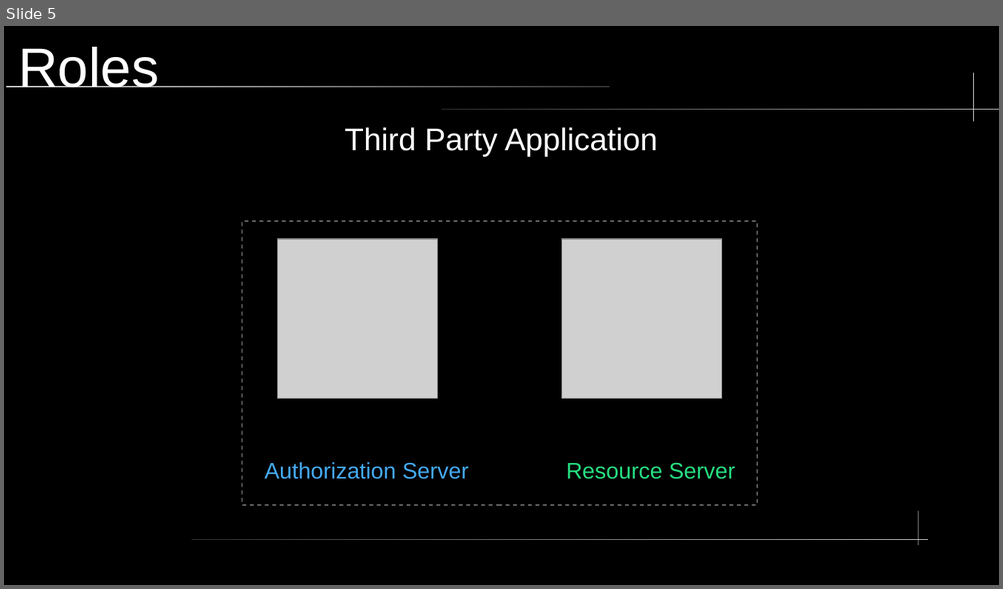
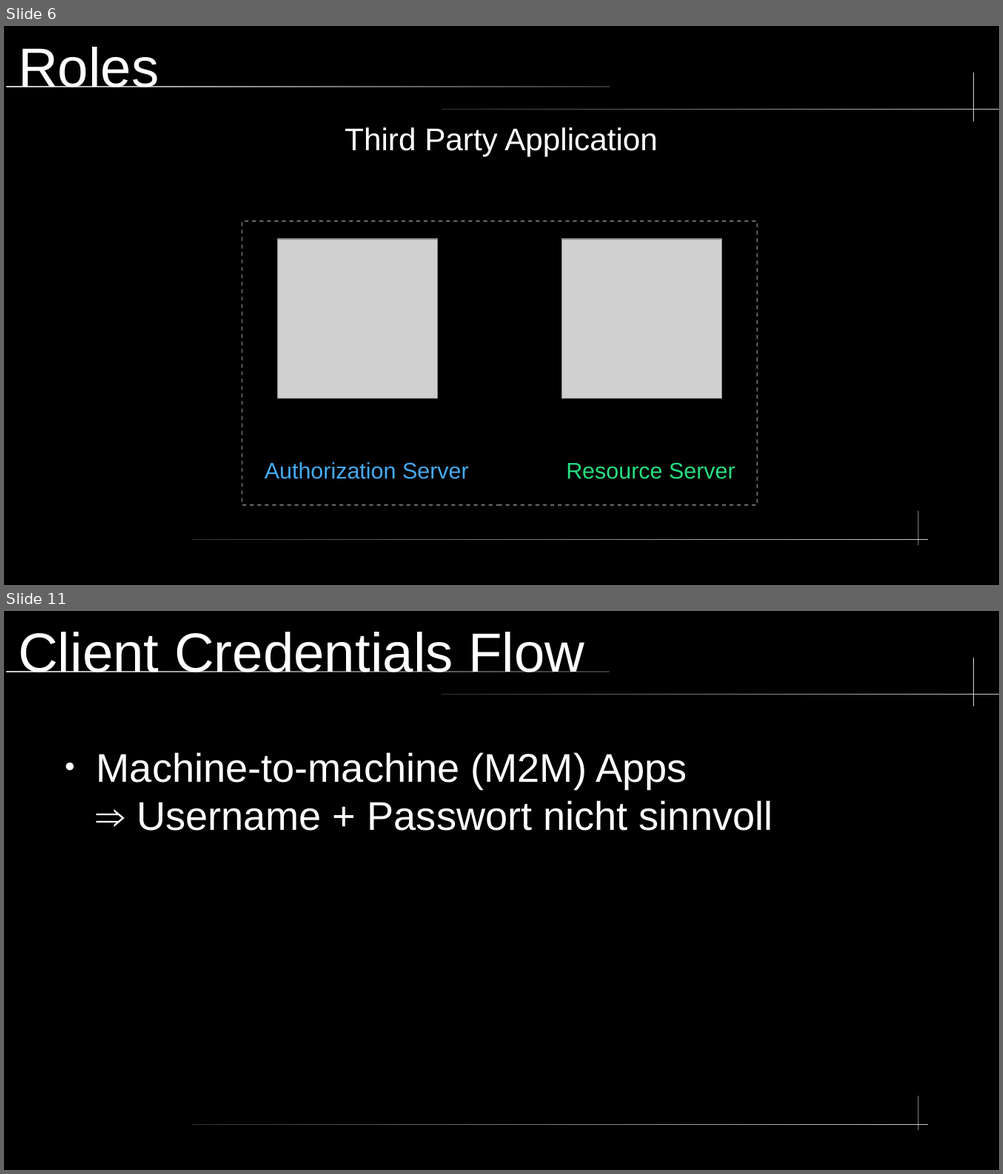
Before and after one commit to nkilders/e-portfolio-oauth2, a slide deck: presentation/OAuth2.odp. Shown one above the other, each under a label of ours: slide 5 before the commit, slides 6 and 11 after it; the slides between them are not shown. The pictures are 1003x589 and 1003x1174 pixels, drawn with LibreOffice and Linux fonts; fonts in the diff are those of the drawing; grey boxes stand for pictures. Boxes give left, top, right and bottom in pixels: in the first picture for what was removed or moved away, otherwise in the second. Text is boxed around its words. In the diff, an @@ line names an element or a change of style, - is before the commit and + after.

```diff
--- a/presentation/OAuth2.odp
+++ b/presentation/OAuth2.odp
@@ slide 11 added at box(4, 611, 999, 1170), background #000000; not listed: 5 template elements that a slide beside it also shows @@
@@ title added at box(18, 632, 584, 672), 44 pt, text #FFFFFF @@
+Client Credentials Flow
@@ text added at box(96, 752, 773, 831), 32 pt, text #FFFFFF @@
+● Machine-to-machine (M2M) Apps
+  ⇒ Username + Passwort nicht sinnvoll
@@ what was slide 5 is now slide 6 @@
```
Also in this commit, not shown: 4 slides changed, 8 other slides added, 1 slide removed, 6 other files.
